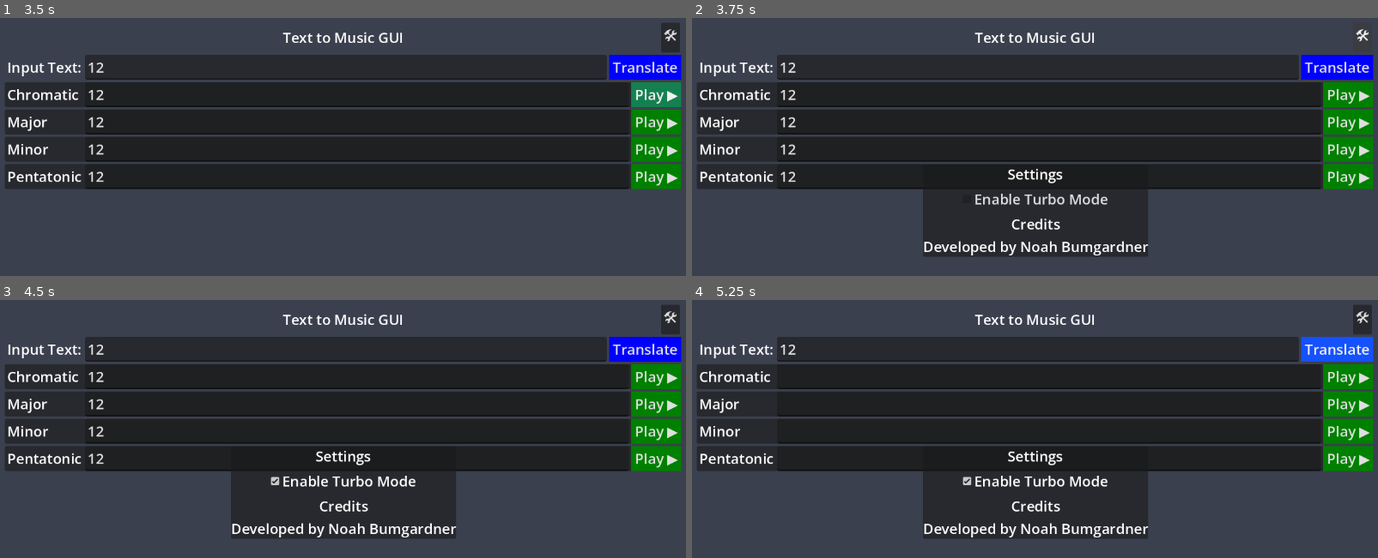
Above: before the commit, frames 1-4 (two rows, left to right).
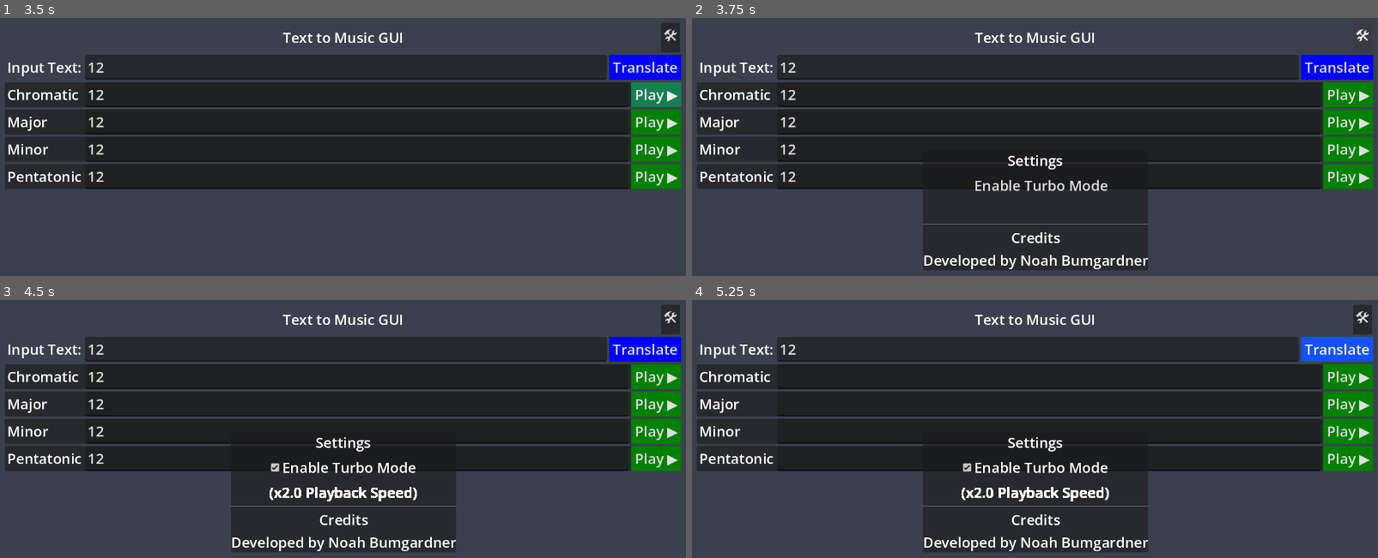
Above: after the commit, the same moments.

Repository: NBumgardner/text-to-music-gui-2015
Game: Godot game, scene res://scenes/text_to_music_gui/text_to_music_gui.tscn
The game is run twice, just before and just after one commit, with the same random seed, the same clock (stepped at 60 frames per second) and the same inputs.
Inputs (mouse positions are in pixels of both pictures, inside the frame that each line leads up to):
- Up to frame 1 (3.5 s): click (343, 67) at 0.52 s; type "12" at 0.6 s; click (356, 95) at 0.75 s; type "12" at 0.83 s; click (356, 121) at 0.98 s; type "12" at 1.07 s; click (356, 149) at 1.27 s; type "12" at 1.35 s; click (356, 175) at 1.5 s; type "12" at 1.58 s; click "Play ▶" at 2 s; click "Play ▶" at 2.75 s
- Up to frame 2 (3.75 s): click "🛠" at 3.5 s
- Up to frame 3 (4.5 s): click "Enable Turbo Mode" at 4.25 s
- Up to frame 4 (5.25 s): click "Translate" at 5 s

Frame 1 is identical in both runs. In frame 2, 3.9% of the frame differs, in the area x 33-67%, y 53-98%; in frame 3, 4.6%; in frame 4, 4.6%.

Commit message:
Hide Description Until Select, Bad Color

Diff:
--- a/v2-godot/scenes/settings_menu/settings_menu.gd
+++ b/v2-godot/scenes/settings_menu/settings_menu.gd
@@ -5,5 +5,13 @@
 signal turbo_mode_toggle_requested(toggled_on: bool)
 
 
+@onready var turbo_mode_description = $VBoxContainer/TurboModeDescription
+
+
+func _ready():
+	turbo_mode_description.set_modulate(Color(255, 255, 255, 0))
+
+
 func _on_check_box_toggled(toggled_on: bool) -> void:
 	turbo_mode_toggle_requested.emit(toggled_on)
+	turbo_mode_description.set_modulate(Color(255, 255, 255, 255))
--- a/v2-godot/scenes/settings_menu/settings_menu.tscn
+++ b/v2-godot/scenes/settings_menu/settings_menu.tscn
@@ -23,6 +23,14 @@
 size_flags_horizontal = 4
 text = "Enable Turbo Mode"
 
+[node name="TurboModeDescription" type="Label" parent="VBoxContainer" unique_id=178435131]
+layout_mode = 2
+text = "(x2.0 Playback Speed)"
+horizontal_alignment = 1
+
+[node name="HSeparator" type="HSeparator" parent="VBoxContainer" unique_id=1972121968]
+layout_mode = 2
+
 [node name="LabelCredits" type="Label" parent="VBoxContainer" unique_id=1849461927]
 layout_mode = 2
 text = "Credits"
